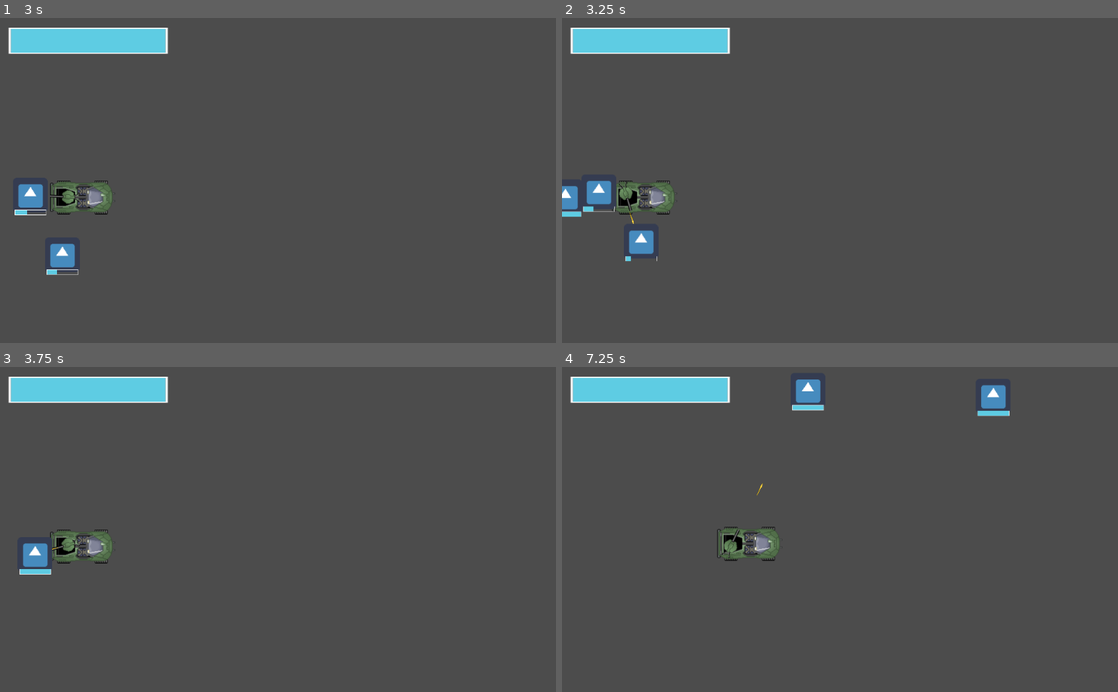
Above: before the commit, frames 1-4 (two rows, left to right).
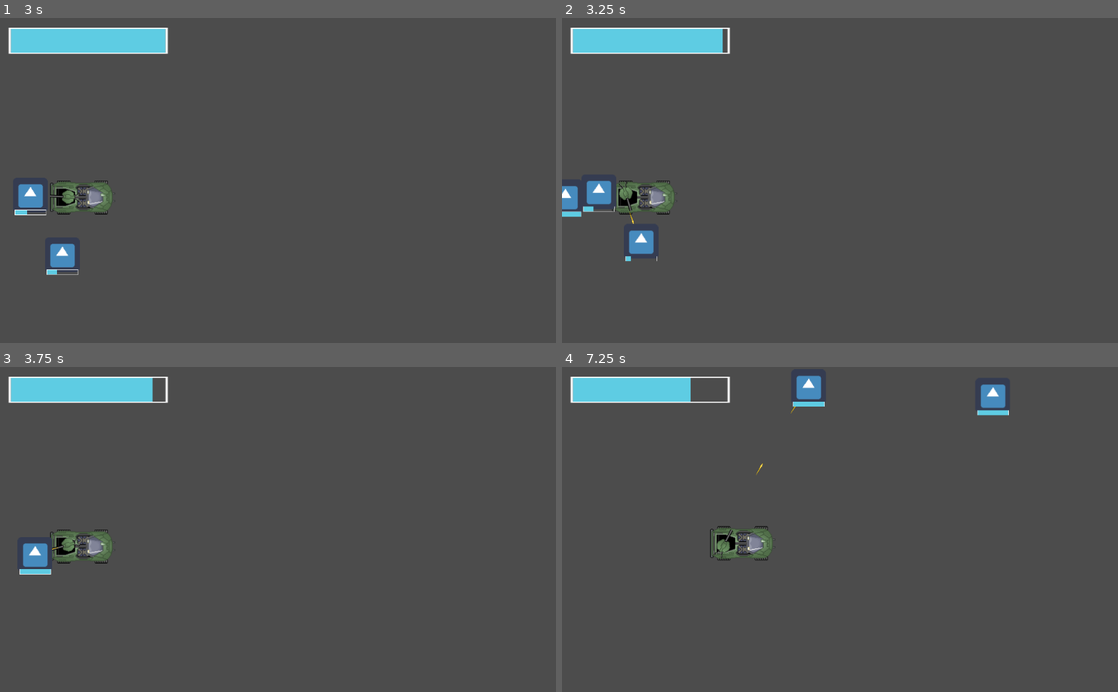
Above: after the commit, the same moments.

Repository: schneediener/Warthog
Game: Godot game, scene res://Node2D.tscn
Same seed, same stepped clock (60 frames per second), same inputs: the game is played once before the commit and once after it. The engine's default icon, where the game draws it, is replaced by a stand-in: a white triangle on a blue panel in a dark square.
Inputs (mouse positions are in pixels of both pictures, inside the frame that each line leads up to):
- Up to frame 1 (3 s): tap Enter (ui_accept) at 0.5, 0.77 s; move the mouse to (400, 164) at 0.52 s; hold D (steer_right) 0.53-1.25 s; click (400, 164) at 0.67 s; drag from (166, 196) to (250, 24) at 1.27 s; move the mouse to (333, 109) at 2.02 s; hold D (steer_right) 2.03-2.75 s; drag from (250, 245) to (100, 196) at 2.77 s
- Up to frame 2 (3.25 s): no input
- Up to frame 3 (3.75 s): move the mouse to (444, 578) at 3.52 s; hold A (steer_left) from 3.53 s (still down)
- Up to frame 4 (7.25 s): tap Enter (ui_accept) at 3.77, 6.77 s; release A (steer_left) at 4.25 s; drag from (673, 480) to (584, 539) at 4.27 s; move the mouse to (867, 529) at 5.02 s; hold S (brake) 5.03-5.75 s; click (867, 529) at 5.17 s; drag from (756, 448) to (795, 675) at 5.77 s; move the mouse to (962, 513) at 6.52 s; hold W (accelerate) from 6.53 s (still down)

Frame 1 is identical in both runs. In frame 2, less than 0.1% of the frame differs, in the area x 28-30%, y 3-11%; in frame 3, 0.2%; in frame 4, 1.7%, in the area x 23-81%, y 2-60%.

Commit message:
failure state

Diff:
--- a/Node2D.tscn
+++ b/Node2D.tscn
@@ -47,8 +47,9 @@
 margin_top = 17.0
 margin_right = 311.0
 margin_bottom = 67.0
-texture_under = ExtResource( 2 )
+value = 100.0
 texture_over = ExtResource( 3 )
+texture_progress = ExtResource( 2 )
 nine_patch_stretch = true
 __meta__ = {
 "_edit_use_anchors_": false
--- a/enemy.gd
+++ b/enemy.gd
@@ -7,6 +7,7 @@
 var current_health = 40
 onready var player = get_node("/root/Node2D/KinematicBody2D")
 onready var remaining_dist = global_position.distance_to(player.global_position)
+var ready = true
 # Declare member variables here. Examples:
 # var a = 2
 # var b = "text"
@@ -36,9 +37,20 @@
 
 
 func _on_HitDetection_body_entered(body):
-	if body.type=="bullet":
-		body.queue_free()
-		take_damage(body.damage)
+	match body.type:
+		"bullet":
+			body.queue_free()
+			take_damage(body.damage)
+		"warthog":
+			if ready:
+				body.take_damage(5, "normal")
+				$HitDetection/Timer.start()
+				ready = false
 
 func take_damage(inc_damage):
 	current_health = current_health - inc_damage
+
+
+
+func _on_Timer_timeout():
+	ready = true
--- a/enemy.tscn
+++ b/enemy.tscn
@@ -9,7 +9,7 @@
 radius = 31.0
 
 [sub_resource type="RectangleShape2D" id=2]
-extents = Vector2( 34, 36 )
+extents = Vector2( 36, 36 )
 
 [node name="KinematicBody2D2" type="KinematicBody2D"]
 collision_mask = 5
@@ -28,6 +28,9 @@
 [node name="CollisionShape2D" type="CollisionShape2D" parent="HitDetection"]
 shape = SubResource( 2 )
 
+[node name="Timer" type="Timer" parent="HitDetection"]
+wait_time = 0.8
+
 [node name="TextureProgress" type="TextureProgress" parent="."]
 margin_left = -29.0
 margin_top = 27.0
@@ -43,3 +46,4 @@
 }
 
 [connection signal="body_entered" from="HitDetection" to="." method="_on_HitDetection_body_entered"]
+[connection signal="timeout" from="HitDetection/Timer" to="." method="_on_Timer_timeout"]
--- a/warthog.gd
+++ b/warthog.gd
@@ -29,6 +29,8 @@
 	velocity = move_and_slide(velocity)
 
 func _process(delta):
+	if current_health<=0:
+		get_tree().quit()
 	var temp_speed = "%4.1f" % velocity.length()
 	speed = int(temp_speed)
 func apply_friction():
